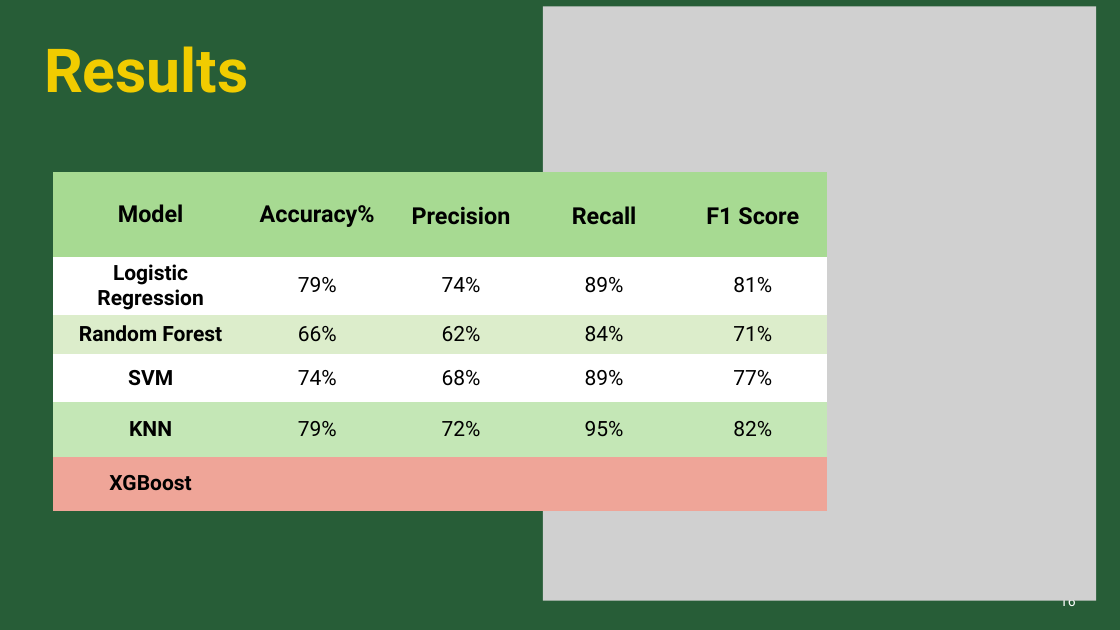
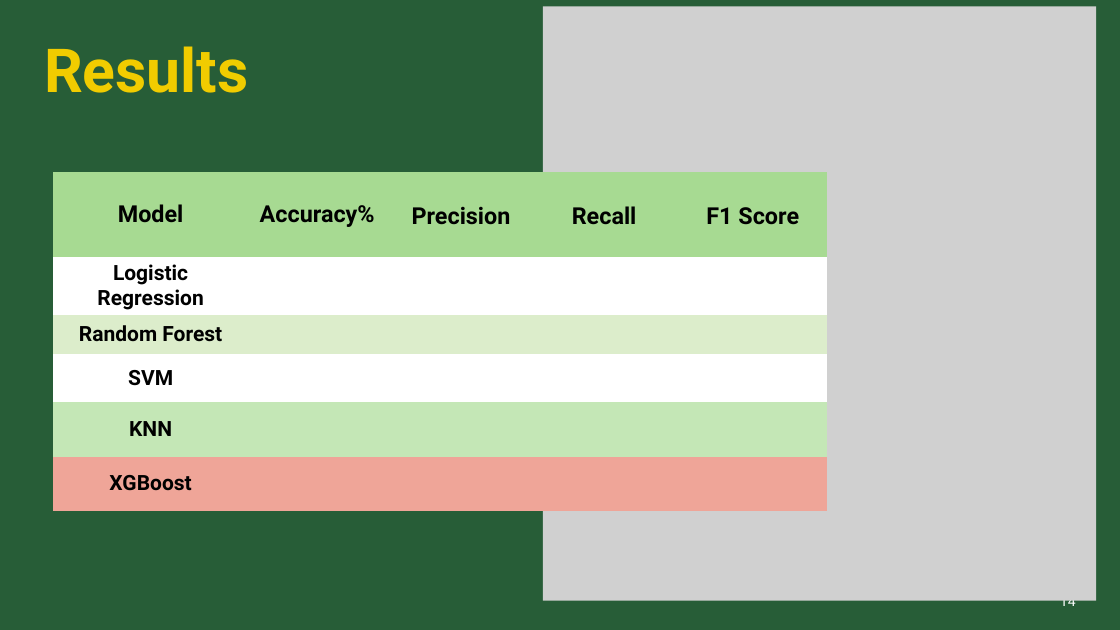
Before and after one commit to sk2003hw/Airline_Delay_and_Cancellation_Analysis, a slide deck: slide 14 of MATH 509_Project Presentation_Draft.pptx (slide 16 before the commit). Drawn at 1120x630 pixels with LibreOffice and Linux fonts; fonts in the diff are those of the drawing; grey boxes stand for pictures. Boxes give left, top, right and bottom in pixels: in the first picture for what was removed or moved away, otherwise in the second. Text is boxed around its words. In the diff, an @@ line names an element or a change of style, - is before the commit and + after.

```diff
--- a/MATH 509_Project Presentation_Draft.pptx
+++ b/MATH 509_Project Presentation_Draft.pptx
@@ table at bbox=[53, 172, 828, 512] @@
-row 2: Logistic Regression | 79% | 74% | 89% | 81%
+row 2: Logistic Regression |  |  |  | 
-row 3: Random Forest | 66% | 62% | 84% | 71%
+row 3: Random Forest |  |  |  | 
-row 4: SVM | 74% | 68% | 89% | 77%
+row 4: SVM |  |  |  | 
-row 5: KNN | 79% | 72% | 95% | 82%
+row 5: KNN |  |  |  | 
@@ page number at bbox=[1060, 600, 1076, 610]: text changed @@
-16
+14
```
Also in this commit, not shown: 11 other slides changed, 4 slides added, 3 slides removed.
